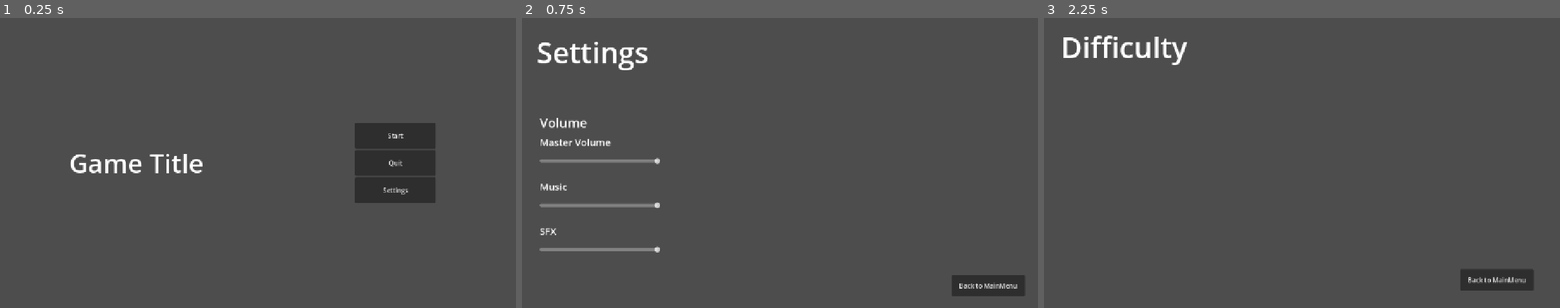
Above: before the commit, frames 1-3 (left to right).
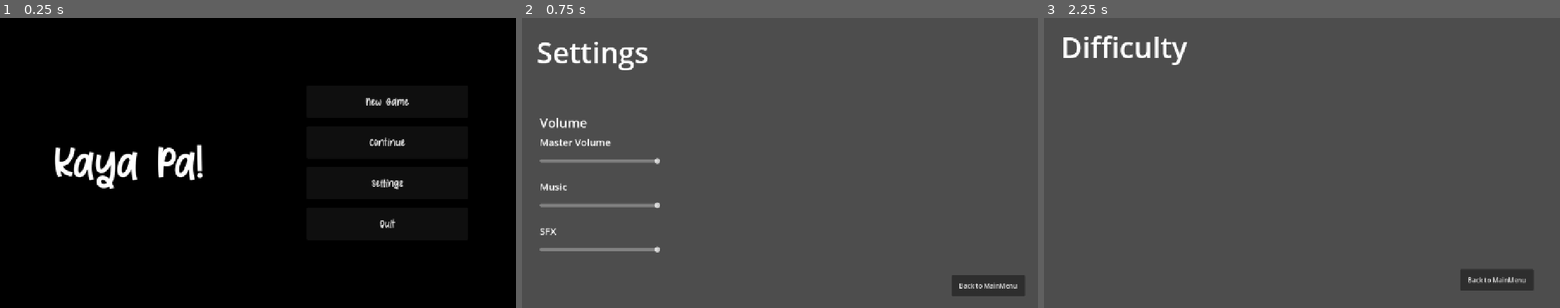
Above: after the commit, the same moments.

Repository: a22Dv/the-game
Game: Godot game, scene res://ui/main_menu/main_menu.tscn
The game is run twice, just before and just after one commit, with the same random seed, the same clock (stepped at 60 frames per second) and the same inputs. Sound files missing from this copy of the repository are replaced by a short silence.
Inputs (mouse positions are in pixels of both pictures, inside the frame that each line leads up to):
- Up to frame 1 (0.25 s): no input
- Up to frame 2 (0.75 s): click "Settings" at 0.5 s
- Up to frame 3 (2.25 s): click "Back to MainMenu" at 1.25 s; click (1441, 136) at 2 s, where only the run before the commit has a clickable "Start"

The runs differ from the first frame. In frame 1, 100% of the frame differs, in the area x 0-100%, y 0-100%; in frame 2, nothing differs; in frame 3, nothing differs.

Commit message:
Main menu draft.

Diff:
--- a/game/game.gd
+++ b/game/game.gd
@@ -5,7 +5,7 @@
 
 func _ready() -> void:
 	AudioManager.play(
-		AudioManager.AudioEntry.WHOLESOME_FANTASY,
+		AudioManager.AudioEntry.MINUS_DREAMY,
 		AudioManager.AudioPlaybackType.FADE_IN_OUT_LOOP,
 		false,
 		false,
--- /dev/null
+++ b/ui/generic_button/generic_button.gd
@@ -0,0 +1,8 @@
+extends Button
+
+func _ready() -> void:
+	self.custom_minimum_size.x = 50
+	self.custom_minimum_size.y = 100
+	self.grow_horizontal = Control.GROW_DIRECTION_BOTH
+	self.grow_vertical = Control.GROW_DIRECTION_BOTH
+	pass
--- /dev/null
+++ b/ui/generic_button/generic_button.tscn
@@ -0,0 +1,14 @@
+[gd_scene load_steps=2 format=3 uid="uid://dsuqru0ekvk0c"]
+
+[ext_resource type="FontFile" uid="uid://dhy3vg0mk7frw" path="res://assets/fonts/Sweet Toffee.ttf" id="1_hov5d"]
+
+[node name="Button" type="Button"]
+custom_minimum_size = Vector2(50, 80)
+offset_right = 8.0
+offset_bottom = 8.0
+size_flags_horizontal = 3
+size_flags_vertical = 6
+theme_override_fonts/font = ExtResource("1_hov5d")
+theme_override_font_sizes/font_size = 32
+text = "Button
+"
--- a/ui/main_menu/main_menu.gd
+++ b/ui/main_menu/main_menu.gd
@@ -1,27 +1,38 @@
 extends Node2D
 
-@onready var start_btn: Button = $Placeholder/VBoxContainer/Start
-@onready var quit_btn: Button = $Placeholder/VBoxContainer/Quit
-@onready var settings_btn: Button = $Placeholder/VBoxContainer/Settings
+@onready var newgame_btn: Button = $Control/Panel/HBoxContainer/VBoxContainer/NewGame
+@onready var continue_btn: Button = $Control/Panel/HBoxContainer/VBoxContainer/Continue
+@onready var settings_btn: Button = $Control/Panel/HBoxContainer/VBoxContainer/Settings
+@onready var quit_btn: Button = $Control/Panel/HBoxContainer/VBoxContainer/Quit
 
 func _ready() -> void:
+
+	# Registers itself with the global manager.
+	# This is a one-time requirement due to the fact that
+	# the main menu is the first scene, which is loaded by Godot and not
+	# by the manager.
 	GlobalManager._register(self)
 
-	# Call-deferred so that the tree is modified only
-	# after Godot's runtime has finished setting up.
+	var callables: Array[Callable] = [on_newgame, on_continue, on_settings, on_quit]
+	var i: int = 0
+	for btn in [newgame_btn, continue_btn, settings_btn, quit_btn]:
+		btn.button_down.connect(callables[i])
+		i += 1
 	AudioManager.play(
-		AudioManager.AudioEntry.MINUS_DREAMY,
+		AudioManager.AudioEntry.WHOLESOME_FANTASY,
 		AudioManager.AudioPlaybackType.FADE_IN_OUT_LOOP,
-		false,
-		false,
-		3.0
+		true,
+		true,
+		2.0
 	)
 
-func _on_quit_button_down() -> void:
+# Currently, new game and continue redirects to a new instance.
+# saving logic required for on_continue() to be functional.
+func on_newgame() -> void:
+	GlobalManager.push_scene("res://game/game.tscn")
+func on_continue() -> void:
+	GlobalManager.push_scene("res://game/game.tscn")
+func on_settings() -> void:
+	GlobalManager.push_scene("res://ui/settings.tscn")
+func on_quit() -> void:
 	GlobalManager.quit()
-
-func _on_start_button_down() -> void:
-	GlobalManager.push_scene("res://game/game.tscn")
-
-func _on_settings_button_down() -> void:
-	GlobalManager.push_scene("res://ui/settings.tscn")
--- a/ui/main_menu/main_menu.tscn
+++ b/ui/main_menu/main_menu.tscn
@@ -1,57 +1,67 @@
-[gd_scene load_steps=3 format=3 uid="uid://c3f4c6um8ieiu"]
+[gd_scene load_steps=5 format=3 uid="uid://c3f4c6um8ieiu"]
 
 [ext_resource type="Script" uid="uid://0vvtdhoj2rfv" path="res://ui/main_menu/main_menu.gd" id="1_uhj5c"]
+[ext_resource type="FontFile" uid="uid://dhy3vg0mk7frw" path="res://assets/fonts/Sweet Toffee.ttf" id="2_mu8pm"]
+[ext_resource type="PackedScene" uid="uid://dsuqru0ekvk0c" path="res://ui/generic_button/generic_button.tscn" id="3_omy8q"]
 
-[sub_resource type="StyleBoxFlat" id="StyleBoxFlat_uhj5c"]
-bg_color = Color(0.3019608, 0.3019608, 0.3019608, 1)
+[sub_resource type="StyleBoxFlat" id="StyleBoxFlat_mu8pm"]
+bg_color = Color(0, 0, 0, 1)
 
 [node name="MainMenu" type="Node2D"]
 script = ExtResource("1_uhj5c")
 
-[node name="Panel" type="Panel" parent="."]
+[node name="Control" type="Control" parent="."]
+layout_mode = 3
+anchors_preset = 0
 offset_right = 1280.0
-offset_bottom = 720.0
-theme_override_styles/panel = SubResource("StyleBoxFlat_uhj5c")
+offset_bottom = 721.0
 
-[node name="Placeholder" type="HBoxContainer" parent="."]
-offset_right = 1280.0
-offset_bottom = 720.0
+[node name="Panel" type="Panel" parent="Control"]
+layout_mode = 1
+anchors_preset = 15
+anchor_right = 1.0
+anchor_bottom = 1.0
+offset_bottom = -1.0
+grow_horizontal = 2
+grow_vertical = 2
+theme_override_styles/panel = SubResource("StyleBoxFlat_mu8pm")
 
-[node name="RichTextLabel" type="RichTextLabel" parent="Placeholder"]
-clip_contents = false
+[node name="HBoxContainer" type="HBoxContainer" parent="Control/Panel"]
+layout_mode = 1
+anchors_preset = 15
+anchor_right = 1.0
+anchor_bottom = 1.0
+grow_horizontal = 2
+grow_vertical = 2
+
+[node name="RichTextLabel" type="RichTextLabel" parent="Control/Panel/HBoxContainer"]
 layout_mode = 2
 size_flags_horizontal = 3
-theme_override_font_sizes/normal_font_size = 64
-text = "Game Title"
-scroll_active = false
+theme_override_fonts/normal_font = ExtResource("2_mu8pm")
+theme_override_font_sizes/normal_font_size = 128
+text = "Kaya Pa!"
 horizontal_alignment = 1
 vertical_alignment = 1
 
-[node name="VBoxContainer" type="VBoxContainer" parent="Placeholder"]
-custom_minimum_size = Vector2(200, 200)
+[node name="VBoxContainer" type="VBoxContainer" parent="Control/Panel/HBoxContainer"]
+custom_minimum_size = Vector2(400, 400)
 layout_mode = 2
 size_flags_horizontal = 6
 size_flags_vertical = 4
-size_flags_stretch_ratio = 0.88
-alignment = 1
 
-[node name="Start" type="Button" parent="Placeholder/VBoxContainer"]
+[node name="NewGame" parent="Control/Panel/HBoxContainer/VBoxContainer" instance=ExtResource("3_omy8q")]
 layout_mode = 2
-size_flags_vertical = 3
-text = "Start"
+text = "New Game"
 
-[node name="Quit" type="Button" parent="Placeholder/VBoxContainer"]
+[node name="Continue" parent="Control/Panel/HBoxContainer/VBoxContainer" instance=ExtResource("3_omy8q")]
 layout_mode = 2
-size_flags_vertical = 3
+text = "Continue"
+
+[node name="Settings" parent="Control/Panel/HBoxContainer/VBoxContainer" instance=ExtResource("3_omy8q")]
+layout_mode = 2
+text = "Settings"
+
+[node name="Quit" parent="Control/Panel/HBoxContainer/VBoxContainer" instance=ExtResource("3_omy8q")]
+layout_mode = 2
 text = "Quit
 "
-
-[node name="Settings" type="Button" parent="Placeholder/VBoxContainer"]
-layout_mode = 2
-size_flags_vertical = 3
-text = "Settings
-"
-
-[connection signal="button_down" from="Placeholder/VBoxContainer/Start" to="." method="_on_start_button_down"]
-[connection signal="button_down" from="Placeholder/VBoxContainer/Quit" to="." method="_on_quit_button_down"]
-[connection signal="button_down" from="Placeholder/VBoxContainer/Settings" to="." method="_on_settings_button_down"]
Binary file added: assets/fonts/Sweet Toffee.ttf
Not shown, added: assets/fonts/Sweet Toffee.ttf.import
Not shown, added: ui/generic_button/generic_button.gd.uid
